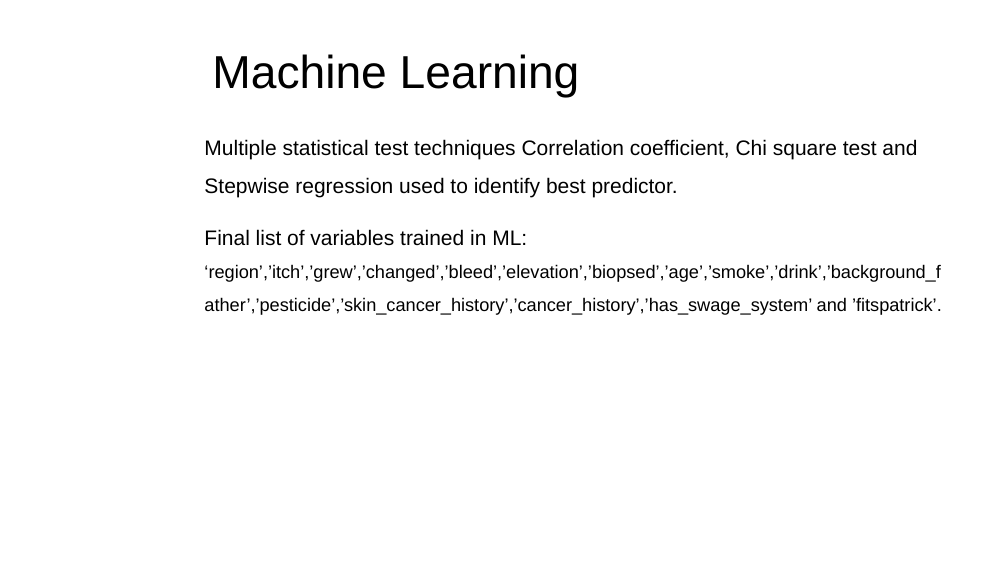
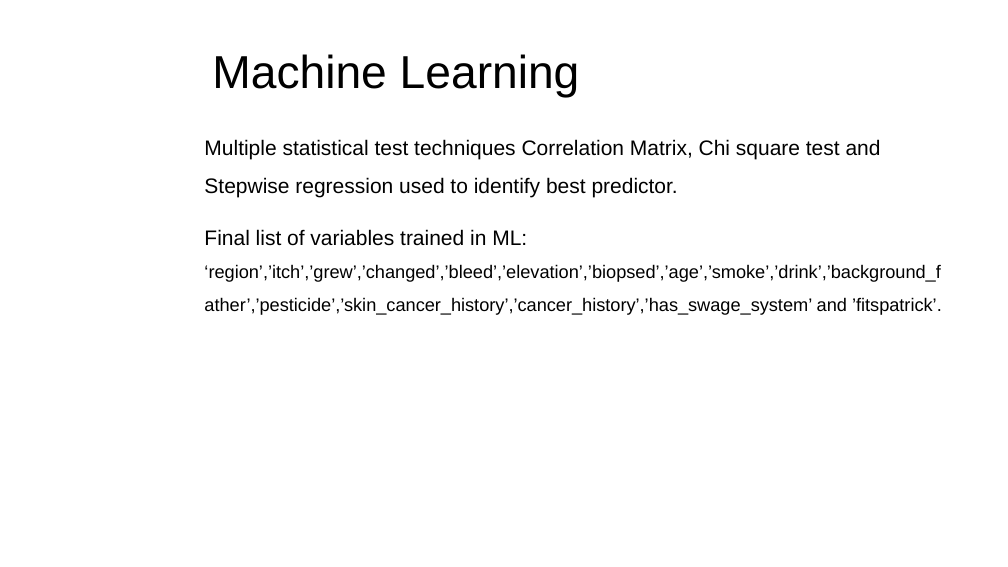
Before and after one commit to yunpengliDataScience/Skin_Cancer_ML_DL, a slide deck: slide 10 of Progress/Phase3/DATA_606_PhaseIII_Final.pptx (slide 5 before the commit). Drawn at 1008x567 pixels with LibreOffice and Linux fonts; fonts in the diff are those of the drawing; background and template pictures are left out. Boxes give left, top, right and bottom in pixels: in the first picture for what was removed or moved away, otherwise in the second. Text is boxed around its words. In the diff, an @@ line names an element or a change of style, - is before the commit and + after.

```diff
--- a/Progress/Phase3/DATA_606_PhaseIII_Final.pptx
+++ b/Progress/Phase3/DATA_606_PhaseIII_Final.pptx
@@ text at bbox=[204, 139, 881, 198]: text changed @@
-Multiple statistical test techniques Correlation coefficient, Chi square test and Stepwise regression used to identify best predictor.
+Multiple statistical test techniques Correlation Matrix, Chi square test and Stepwise regression used to identify best predictor.
```
Also in this commit, not shown: 2 other slides changed, 6 slides added.
